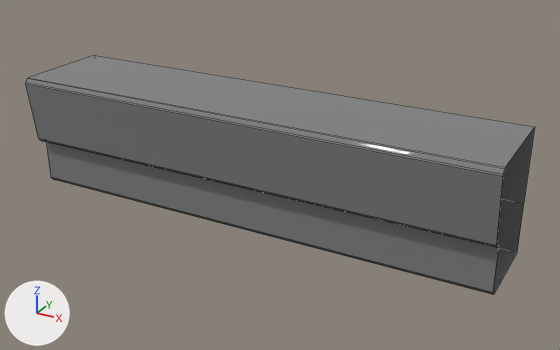
An edit to the FBX model Assets/Art/Enviro/M_atrapy/Mesh/M_A_cornice_02.fbx, drawn before and after from the same camera.
Rendered twice from a 50 mm lens placed at (0.453, -2.674, 1.438), pointed at (-0.905, -0.204, 0.203). Lighting does not change. The marker at lower left points along +X, +Y and +Z. The first picture is the older version. Mesh edges are drawn as thin lines. Where no turn or scale is listed for an object, it has been applied to the vertices. Vertices at exactly the same position are counted once.

In view in the first picture: 'M_A_cornice_02'.
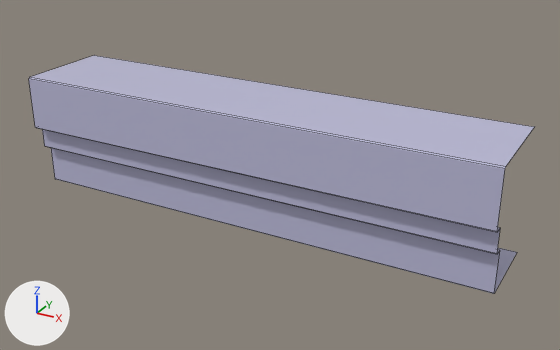
Changed parts and their boxes [x1, y1, x2, y2] in the pictures (560 x 350 px):
'M_A_cornice_02', reshaped: before [26, 55, 535, 295]; after [29, 55, 534, 294]
part 1 of me_mesh, cut back: before [26, 84, 535, 252]; after [42, 129, 500, 253]
part 2 of me_mesh, recoloured (grey to pale blue): [29, 55, 534, 294] in both

The change, as a diff of the scene's bpy script:
```diff
--- a/Assets/Art/Enviro/M_atrapy/Mesh/M_A_cornice_02.fbx.py
+++ b/Assets/Art/Enviro/M_atrapy/Mesh/M_A_cornice_02.fbx.py
@@ mat_t_m_a @@
+mat_t_m_a = principled_material('T_M_A')
+mat_t_m_a.base_color = (0.514, 0.506, 0.707)  # pale blue #bebddb
+mat_t_m_a.roughness = 0.0
@@ me_mesh @@
 # used by ob_m_a_cornice_02; location = (0.0, 0.0, 0.0)
 # verts and faces of me_mesh; kept vertices keep their numbers, new ones are numbered from 33
 # before: 0 (-2.0, 0.0, 0.0), 1 (0.0, 0.0, 0.0) at pixel (517, 252), 2 (-2.0, 0.0, 0.5) at pixel (94, 55), 3 (0.0, 0.0, 0.5) at pixel (534, 126), 4 (-2.0, -0.36, 0.2)
 # before: 5 (0.0, -0.36, 0.2) at pixel (498, 245), 6 (0.0, 0.0, 0.2) at pixel (523, 203), 7 (-2.0, 0.0, 0.2), 13 (-2.0, -0.36, 0.02) at pixel (50, 176), 14 (-2.0, -0.36, 0.02) at pixel (51, 177)
 # before: 15 (0.0, -0.36, 0.02) at pixel (492, 293), 16 (0.0, -0.36, 0.02) at pixel (492, 292), 17 (0.0, -0.43, 0.48) at pixel (502, 176), 18 (0.0, -0.43, 0.48) at pixel (503, 174), 19 (-2.0, -0.43, 0.48) at pixel (25, 82)
 # before: 20 (-2.0, -0.43, 0.48) at pixel (25, 84), 21 (-2.0, -0.4, 0.22) at pixel (38, 138), 22 (-2.0, -0.4, 0.22) at pixel (38, 139), 23 (0.0, -0.4, 0.22) at pixel (496, 246), 24 (0.0, -0.4, 0.22) at pixel (496, 245)
 # before: 29 (0.0, -0.38, 0.2) at pixel (497, 247), 30 (0.0, -0.38, 0.2) at pixel (497, 247), 31 (-2.0, -0.38, 0.2) at pixel (42, 141), 32 (-2.0, -0.38, 0.2) at pixel (43, 141)
-me_mesh.from_pydata(...)  # 33 vertices, 16 faces; spans x -2.0..0.0, y -0.5..0.0, z -0.07..0.5
+me_mesh.from_pydata(...)  # 25 vertices, 11 faces; spans x -2.0..0.0, y -0.41..0.0, z 0.0..0.5
+# me_mesh part 1
+delete_vertices([6, 7, *range(21, 25), *range(29, 33)])  # with the faces that use them
+verts[15] = (0.0, -0.34, 0.17)  # moved, pixel (499, 250)
+verts[14] = (-2.0, -0.34, 0.17)  # moved
+verts[19] = (-2.0, -0.41, 0.28)  # moved, pixel (35, 127)
+verts[18] = (0.0, -0.41, 0.28)  # moved, pixel (497, 231)
+verts[20] = (-2.0, -0.41, 0.27)  # moved, pixel (36, 127)
+verts[17] = (0.0, -0.41, 0.27)  # moved, pixel (497, 232)
+verts[4] = (-2.0, -0.37, 0.18)  # moved, pixel (44, 145)
+verts[5] = (0.0, -0.37, 0.18)  # moved, pixel (496, 253)
+verts[13] = (-2.0, -0.37, 0.17)  # moved, pixel (45, 146)
+verts[16] = (0.0, -0.37, 0.17)  # moved, pixel (497, 254)
+verts[33] = (0.0, 0.0, 0.0)  # pixel (517, 252)
+verts[34] = (0.0, -0.37, 0.27)  # pixel (500, 227)
+verts[35] = (-2.0, -0.37, 0.27)
+faces += [(4, 5, 34, 35), (17, 20, 35, 34)]
+# me_mesh part 2: 9 faces spanning x -2.0..0.0, y -0.41..0.0, z 0.0..0.5 switch from mat_grey (grey #7f7f7f) to mat_t_m_a (pale blue #bebddb)
+# other edits to the shape of me_mesh do not show in these pictures
```
